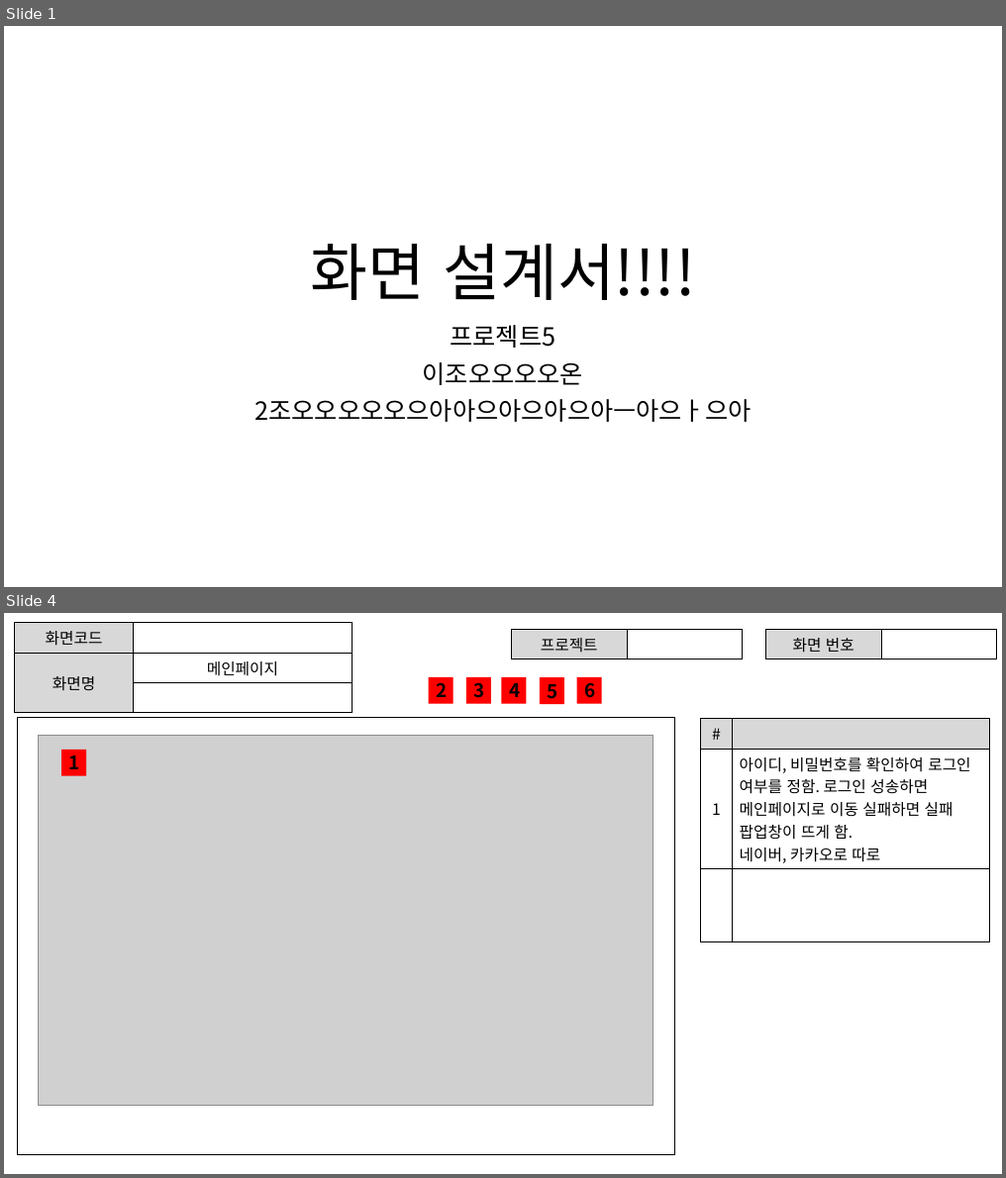
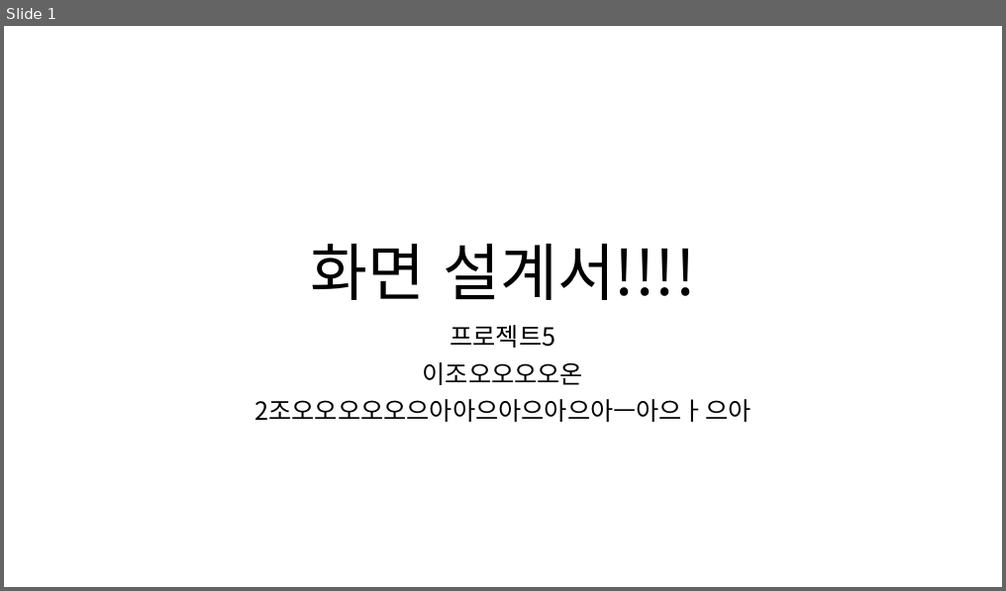
Before and after one commit to ezenteam2/e-Zone, a slide deck: 0 발표용 파워포인트/0403 1차발표/0403 project05 - 파워포인트 - 기범.pptx. Shown one above the other, each under a label of ours: slides 1 and 4 before the commit, slide 1 after it; the slides between them are not shown. The pictures are 1006x1178 and 1006x591 pixels, drawn with LibreOffice and Linux fonts; fonts in the diff are those of the drawing; grey boxes stand for pictures. Boxes give left, top, right and bottom in pixels: in the first picture for what was removed or moved away, otherwise in the second. Text is boxed around its words. In the diff, an @@ line names an element or a change of style, - is before the commit and + after.

```diff
--- a/0 발표용 파워포인트/0403 1차발표/0403 project05 - 파워포인트 - 기범.pptx
+++ b/0 발표용 파워포인트/0403 1차발표/0403 project05 - 파워포인트 - 기범.pptx
@@ slide 4 removed at <box>4,613,1002,1174</box>, background #FFFFFF @@
@@ table removed at <box>15,623,352,701</box>, 3 rows, 2 columns @@
-화면코드 | 
-화면명 | 메인페이지
- | 
@@ table removed at <box>512,630,743,656</box>, 1 rows, 2 columns @@
-프로젝트 | 
@@ table removed at <box>766,630,997,657</box>, 1 rows, 2 columns @@
-화면 번호 | 
@@ rectangle removed at <box>429,677,453,703</box> @@
-2
@@ rectangle removed at <box>466,677,491,703</box> @@
-3
@@ rectangle removed at <box>502,677,527,703</box> @@
-4
@@ rectangle removed at <box>540,677,564,703</box> @@
-5
@@ rectangle removed at <box>576,677,601,703</box> @@
-6
@@ rectangle removed at <box>17,717,674,1155</box> @@
@@ table removed at <box>701,719,990,922</box>, 3 rows, 2 columns @@
-# | 
-1 | 아이디, 비밀번호를 확인하여 로그인 여부를 정함. 로그인 성송하면 메인페이지로 이동 실패하면 실패 팝업창이 뜨게 함. / 네이버, 카카오로 따로
- | 
@@ picture removed at <box>39,736,653,1106</box> @@
@@ rectangle removed at <box>61,750,86,775</box> @@
-1
```
Also in this commit, not shown: 4 slides changed, 3 slides added.
